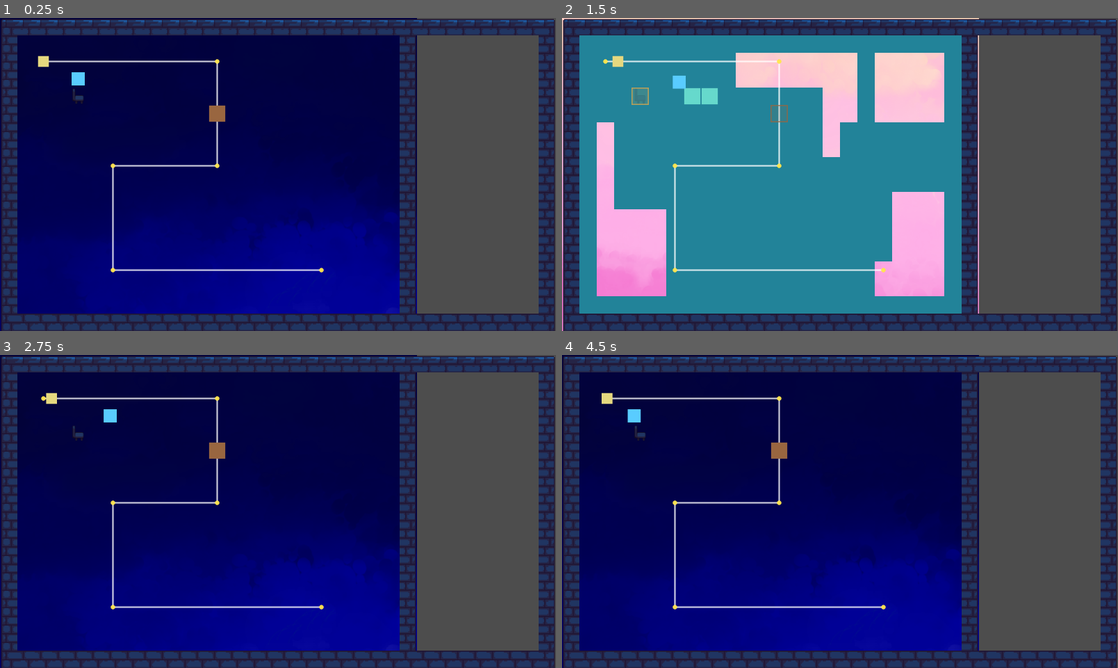
Above: before the commit, frames 1-4 (two rows, left to right).
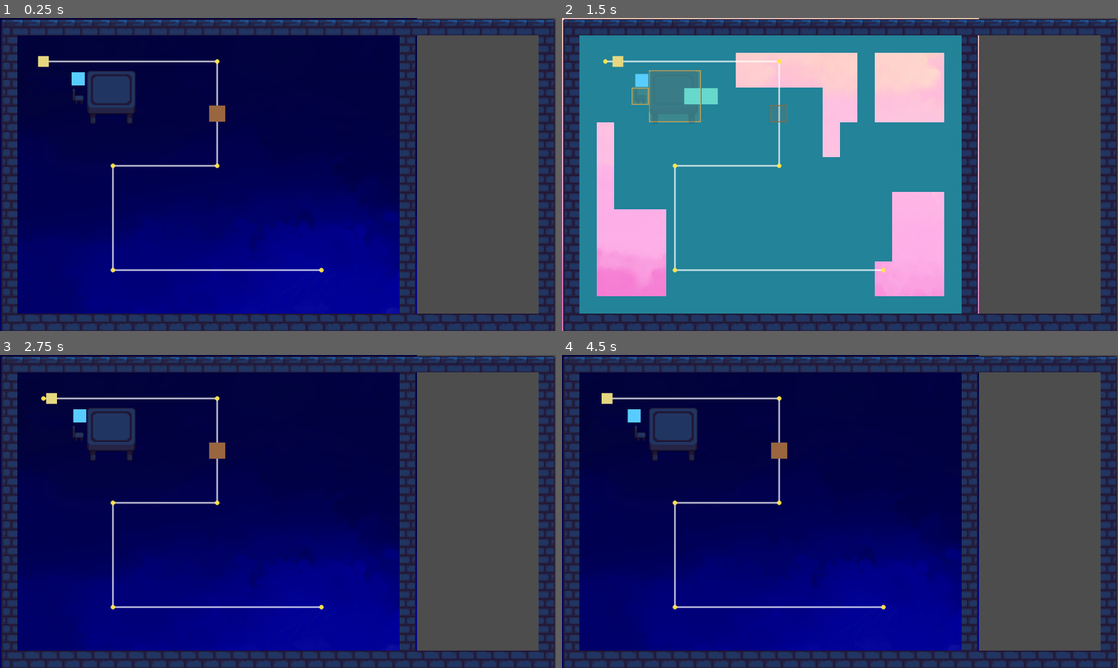
Above: after the commit, the same moments.

Repository: ConanY123/Game-Jam-Drift-MICK
Game: Godot game, scene res://scenes/levels/level-1.tscn
Two runs of this game, one before a commit and one after it. Both use one fixed random seed, a clock stepped at 60 frames per second and the inputs below. The project has no main scene, so this scene is started directly.
Inputs:
- Up to frame 1 (0.25 s): no input
- Up to frame 2 (1.5 s): tap Enter at 0.5 s; hold D (move_right) 0.53-1.28 s; hold Z (interact) 0.53-1.28 s; tap Space at 0.77 s; hold S (move_down) from 1.28 s (still down); tap C (switch_realm) at 1.35 s
- Up to frame 3 (2.75 s): tap Space at 1.52, 2 s; release S (move_down) at 2.03 s; hold D (move_right) from 2.03 s (still down); tap R at 2.1 s
- Up to frame 4 (4.5 s): release D (move_right) at 2.78 s; hold W (move_up) 2.78-3.53 s; tap Z (interact) at 2.85 s; tap Space at 3.02, 3.77 s; hold C (switch_realm) 3.53-4.28 s; hold A (move_left) from 3.53 s (still down); tap R at 4.35 s

The runs differ from the first frame. In frame 1, 1.3% of the frame differs, in the area x 15-25%, y 16-34%; in frame 2, 0.7%; in frame 3, 1.4%, in the area x 13-25%, y 16-34%; in frame 4, 1.3%.

Commit message:
Added table scene object + edited mash values

Diff:
--- a/scenes/levels/level-1.tscn
+++ b/scenes/levels/level-1.tscn
@@ -5,6 +5,7 @@
 [ext_resource type="TileSet" uid="uid://cx7cahqbukta7" path="res://tilesets/tileset1.tres" id="2_gl321"]
 [ext_resource type="Texture2D" uid="uid://dly3parmmprc1" path="res://sprites/backgrounds/NIGHT BACKGROUND.png" id="4_physical_bg"]
 [ext_resource type="Texture2D" uid="uid://bq7hpngdvkqg6" path="res://sprites/backgrounds/DREAM BACKGROUND.png" id="5_dream_bg"]
+[ext_resource type="PackedScene" uid="uid://bpuefjr1fcltd" path="res://scenes/objects/table.tscn" id="6_a1qmq"]
 
 [node name="Level1" type="Node2D" unique_id=402028665]
 script = ExtResource("1_ktyk1")
@@ -40,3 +41,9 @@
 [node name="Chair" parent="." unique_id=225586257 instance=ExtResource("2_eeqru")]
 z_index = 10
 position = Vector2(128, 128)
+
+[node name="Table" parent="." unique_id=86256793 instance=ExtResource("6_a1qmq")]
+position = Vector2(162, 109)
+size = Vector2i(3, 3)
+weight = 3.0
+holdable = false
--- /dev/null
+++ b/scenes/objects/table.tscn
@@ -0,0 +1,15 @@
+[gd_scene format=3 uid="uid://bpuefjr1fcltd"]
+
+[ext_resource type="Script" uid="uid://b686esymdq0u6" path="res://scripts/objects/pushable.gd" id="1_7vqcc"]
+[ext_resource type="Texture2D" uid="uid://bc80tkfbvanue" path="res://sprites/tilesets/Table_Chair_Wall_Spritesheet.png" id="2_ltsr6"]
+
+[node name="Table" type="Node2D" unique_id=86256793]
+script = ExtResource("1_7vqcc")
+
+[node name="Sprite2D" type="Sprite2D" parent="." unique_id=1262660370]
+position = Vector2(0, 10.135593)
+scale = Vector2(0.93749994, 0.8305084)
+texture = ExtResource("2_ltsr6")
+offset = Vector2(48, 48)
+region_enabled = true
+region_rect = Rect2(0, 0, 96, 118)
--- a/scripts/player/player.gd
+++ b/scripts/player/player.gd
@@ -7,7 +7,7 @@
 
 const SIZE := 24.0  # smaller than a cell so you can slip through 1-cell gaps
 const SPEED := 96.0  # 3 cells per second, about 2x the roommate
-const MASH_GAIN := 0.1  # seconds of progress per key press
+const MASH_GAIN := 0.12  # seconds of progress per key press
 const MASH_DECAY := 0.5  # progress lost per second when not pressing
 const FALL_SPEED := 480.0  # how fast you drop while falling through a dream gap
 const FALL_DROP_CELLS := 2.0  # how far (in cells) the little drop-out travels
@@ -202,7 +202,7 @@
 		if Input.is_action_just_pressed("interact"):
 			push_timer += MASH_GAIN
 		else:
-			var proportinal = (push_timer / target.hold_time())
+			var proportinal = min((push_timer / target.hold_time()), 0.9)
 			push_timer = maxf(push_timer - delta * MASH_DECAY * proportinal, 0.0)
 
 	if push_timer >= target.hold_time():
